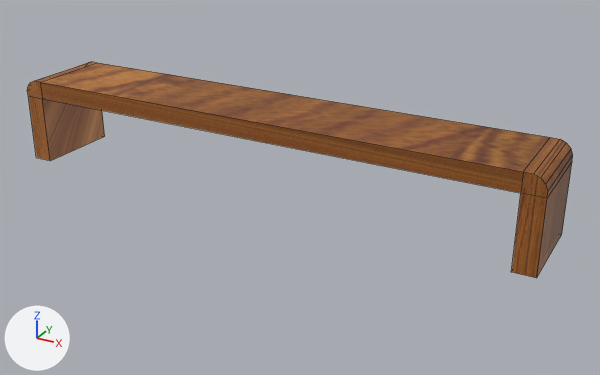
Before and after pictures for a commit that changed the OBJ model escenarioBasquetbol/escenarioBasquetbol/modelos/BancaMadera/banca.obj.
Camera for both pictures: a 50 mm lens placed at (3.31, -7.38, 3.42), pointed at (-0.79, 0.07, -0.3). The axes (+X, +Y, +Z) are drawn at lower left. The lights are the same throughout. The first picture is the older version. Mesh edges are drawn as thin lines. Where no turn or scale is listed for an object, it has been applied to the vertices.

Names of what the first picture shows: 'Banca'.
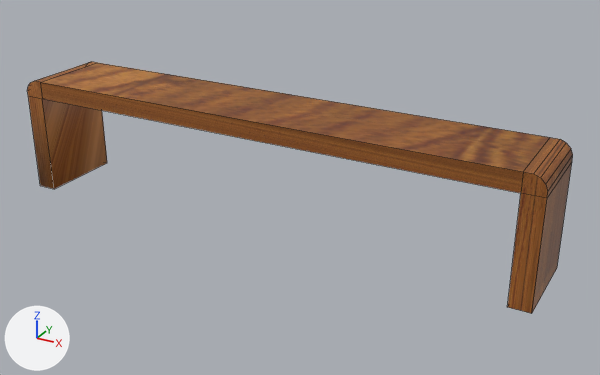
The newer file is also turned or shifted as a whole; pictures and numbers use the older file's frame.

Diff of the bpy script that builds the scene:
```diff
--- a/escenarioBasquetbol/escenarioBasquetbol/modelos/BancaMadera/banca.obj.py
+++ b/escenarioBasquetbol/escenarioBasquetbol/modelos/BancaMadera/banca.obj.py
@@ me_banca @@
 # used by ob_banca; location = (0.0, 0.0, 0.0)
 # verts and faces of me_banca; kept vertices keep their numbers, new ones are numbered from 36
 # before: 0 (-4.22, -0.5, -0.4) at pixel (36, 157), 2 (-4.22, 0.5, -0.4), 4 (-3.99, -0.5, -0.4) at pixel (50, 160), 7 (-3.99, 0.5, -0.4) at pixel (104, 136)
 # before: 1 (2.0, -0.5, -0.4) at pixel (536, 278), 3 (2.0, 0.5, -0.4) at pixel (561, 234), 8 (1.77, -0.5, -0.4) at pixel (511, 272), 11 (1.77, 0.5, -0.4), 13 (2.0, -0.5, 0.4) at pixel (547, 198)
-me_banca.from_pydata(...)  # 36 vertices, 26 faces; spans x -4.22..2.0, y -0.5..0.5, z -0.4..0.6
+me_banca.from_pydata(...)  # 36 vertices, 27 faces, 1 loose edge; spans x -4.22..2.0, y -0.5..0.5, z -0.78..0.6
+# me_banca part 1
+for i in [0, 2, 4, 7]: verts[i] += (0.0, 0.0, -0.38)
+faces += [(0, 2, 7, 4)]
+# me_banca part 2
+for i in [1, 3, 8, 11]: verts[i] += (0.0, 0.0, -0.38)
+edges += [(11, 13)]
 me_banca.materials.append(mat_lambertbanca)
```

Pixel boxes [x1, y1, x2, y2] of what changed, in the pictures (600 x 375 px):
'Banca', reshaped (16% taller): before [27, 62, 573, 278]; after [27, 62, 573, 313]
part 1 of me_banca, built on: before [28, 96, 105, 161]; after [28, 96, 107, 189]
part 2 of me_banca, built on: before [512, 162, 572, 278]; after [507, 162, 572, 313]
